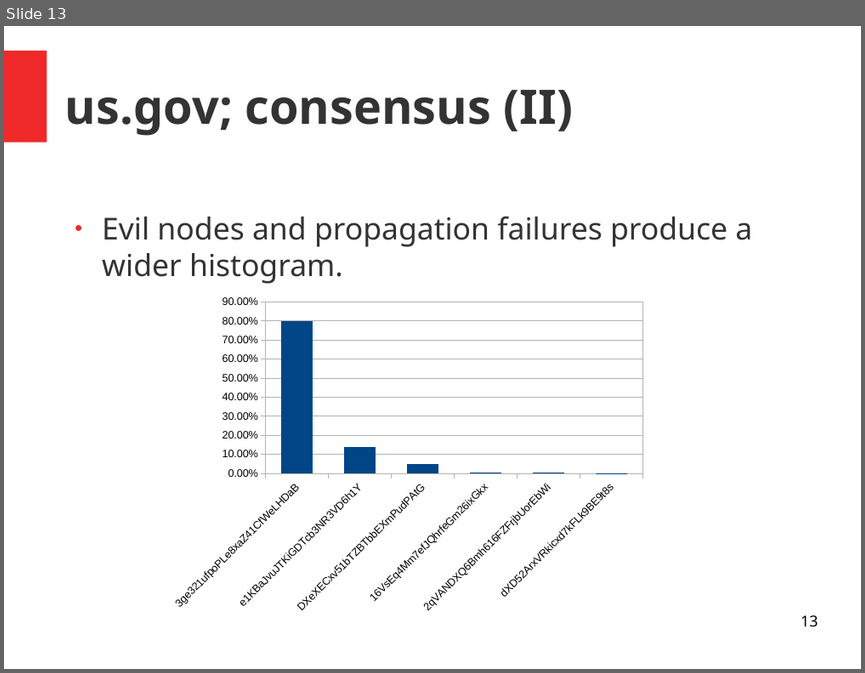
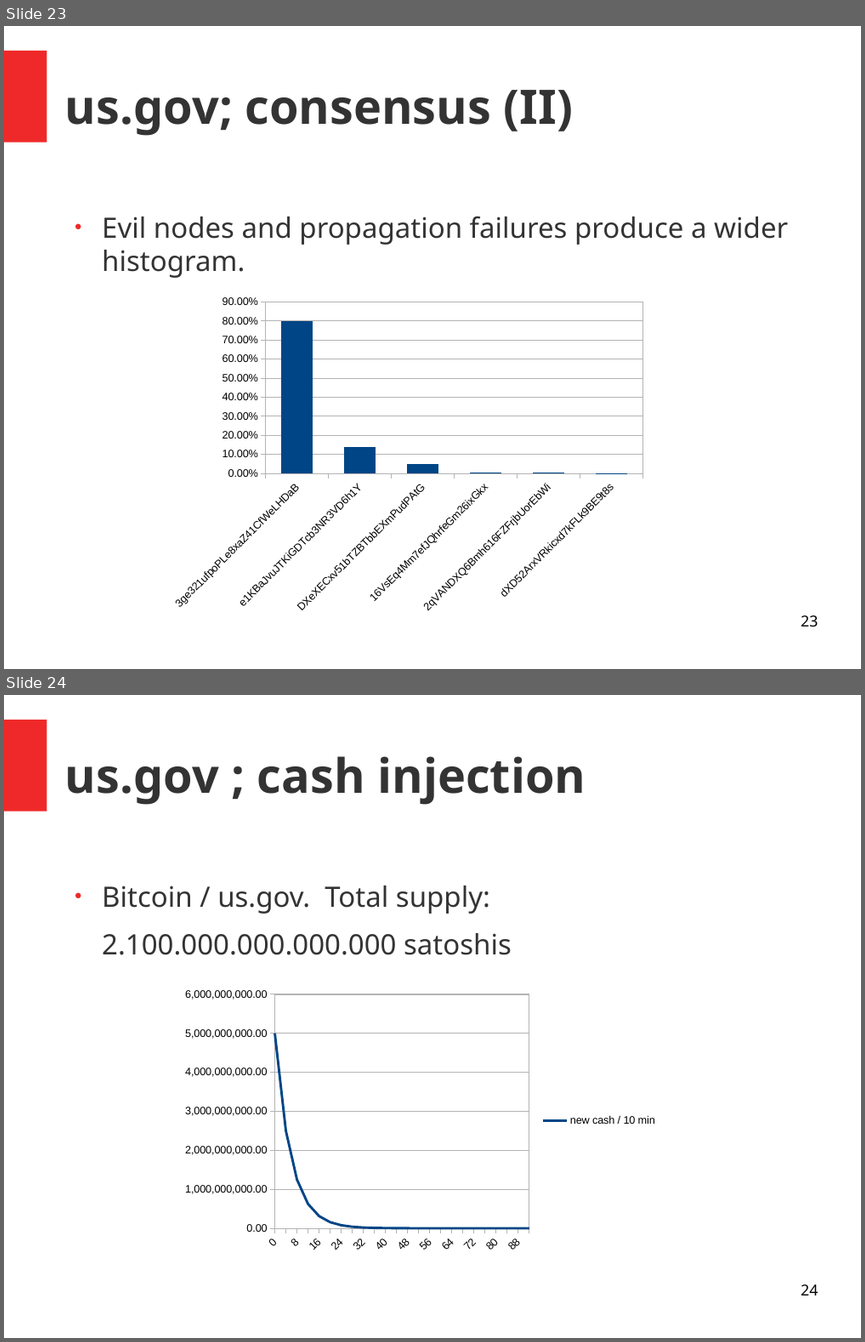
Before and after one commit to RedSkiesIO/ac-core-doc, a slide deck: us.gov.odp. Shown one above the other, each under a label of ours: slide 13 before the commit, slides 23 and 24 after it. The pictures are 865x673 and 865x1342 pixels, drawn with LibreOffice and Linux fonts; fonts in the diff are those of the drawing. Boxes give left, top, right and bottom in pixels: in the first picture for what was removed or moved away, otherwise in the second. Text is boxed around its words. In the diff, an @@ line names an element or a change of style, - is before the commit and + after.

```diff
--- a/us.gov.odp
+++ b/us.gov.odp
@@ slide 24 added at [4, 695, 861, 1338], background #FFFFFF; not listed: 1 template element that a slide beside it also shows @@
@@ title added at [65, 756, 585, 805], 44 pt, text #333333, bold @@
+us.gov ; cash injection
@@ text added at [102, 885, 511, 955], 26 pt, text #333333 @@
+● Bitcoin / us.gov. Total supply:
+2.100.000.000.000.000 satoshis
@@ line chart added at [176, 982, 665, 1258] @@
+categories: 0, 4, 8, 12, 16, 20, 24, 28, 32, 36, 40, 44, 48, 52, 56, 60, 64, 68, 72, 76, 80, 84, 88, 92
+new cash / 10 min: 5000000000, 2500000000, 1200000000, 600000000, 300000000, 200000000, 100000000, 0, 0, 0, 0, 0, 0, 0, 0, 0, 0, 0, 0, 0, 0, 0, 0, 0
@@ page number added at [800, 1284, 817, 1295], 14 pt, text #000000 @@
+24
@@ what was slide 13 is now slide 23 @@
@@ slide 23 changed as well @@
@@ text "Evil nodes and propagation failures ..." at [102, 216, 788, 278]: size 28 to 26 pt; less space between paragraphs @@
@@ page number at [800, 615, 817, 627]: text changed @@
-13
+23
```
Also in this commit, not shown: 11 other slides changed, 16 other slides added.
